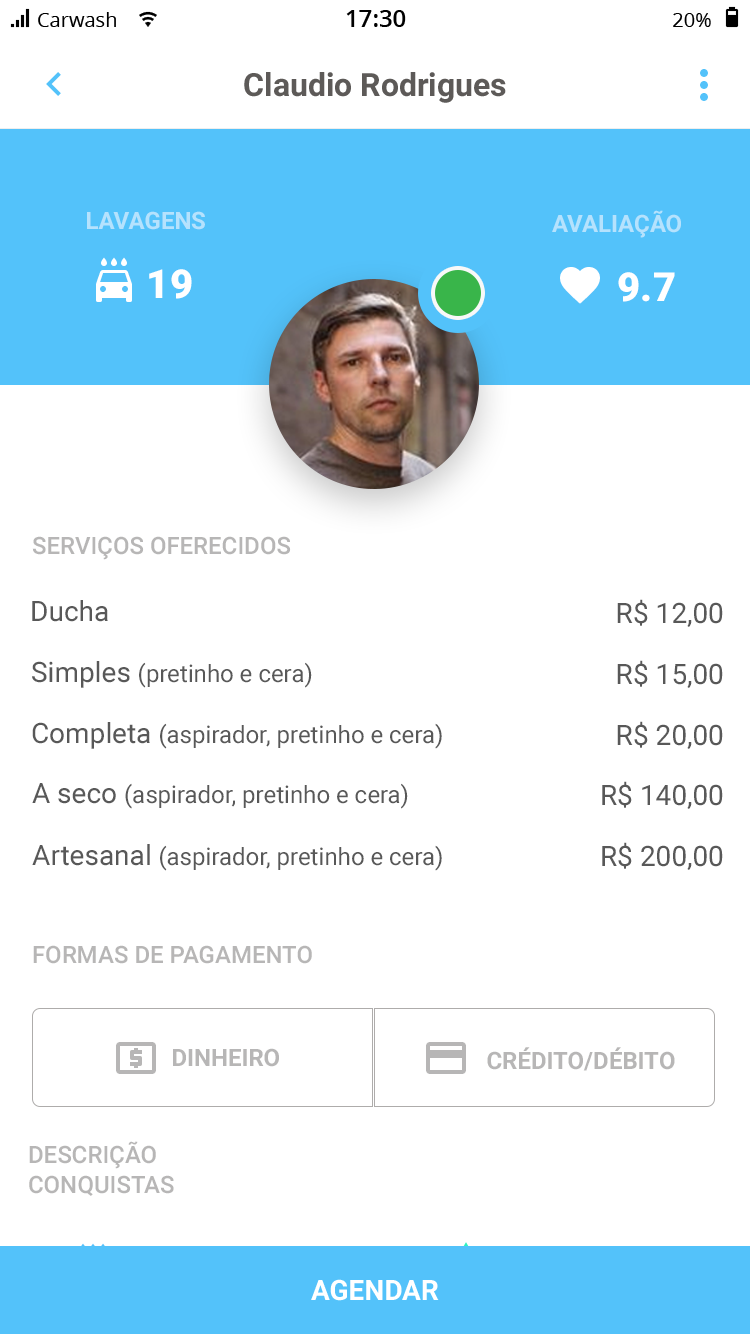
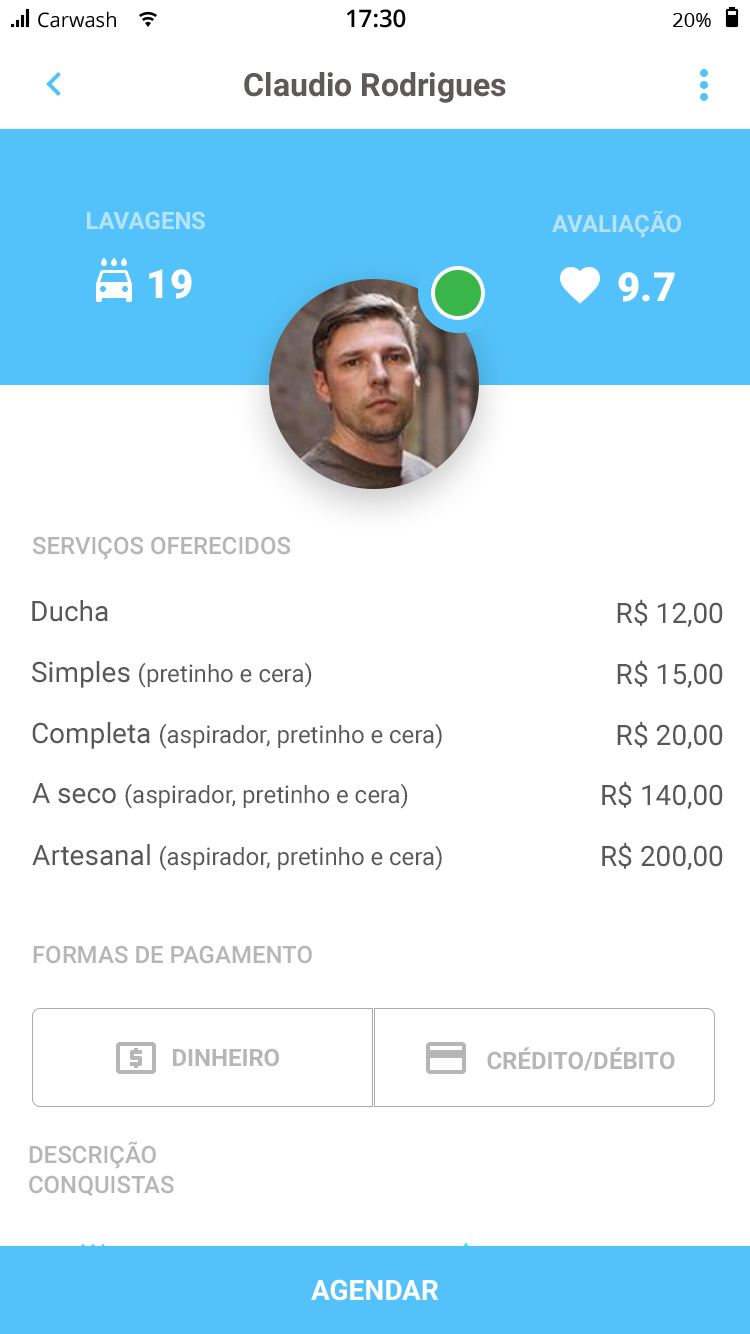
Layered file, before and after one edit (w=750, h=1334). Changes by layer:
painted on "status-bar" over [38,9,406,28]
